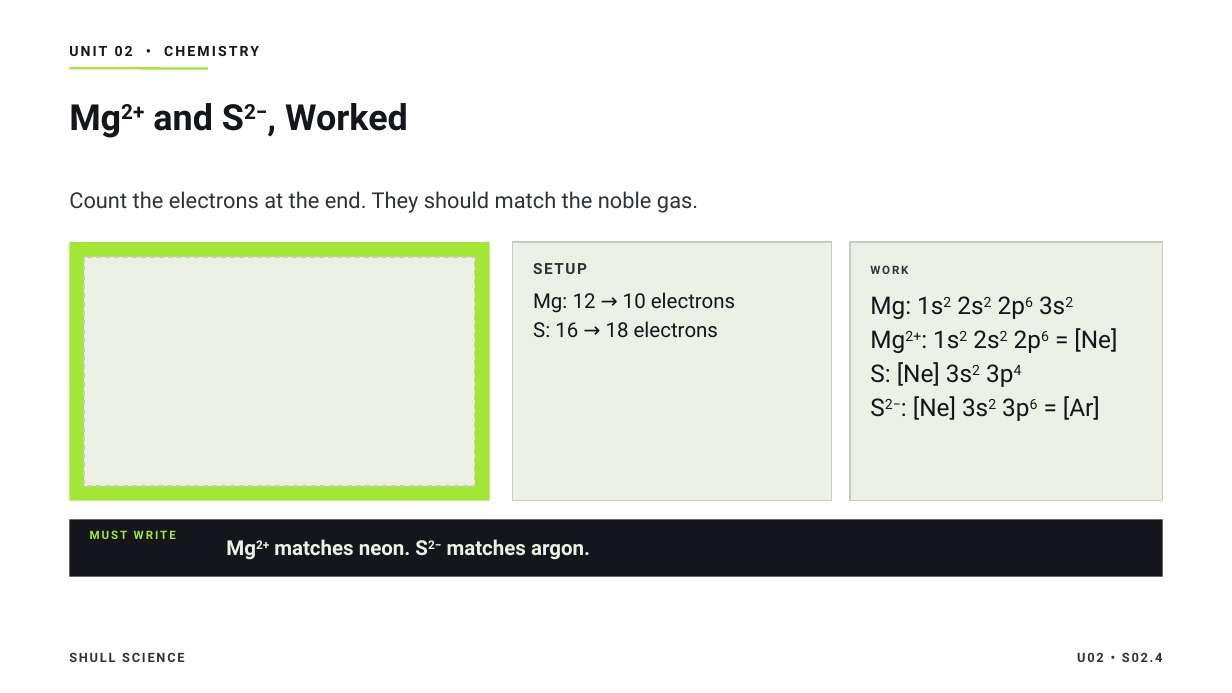
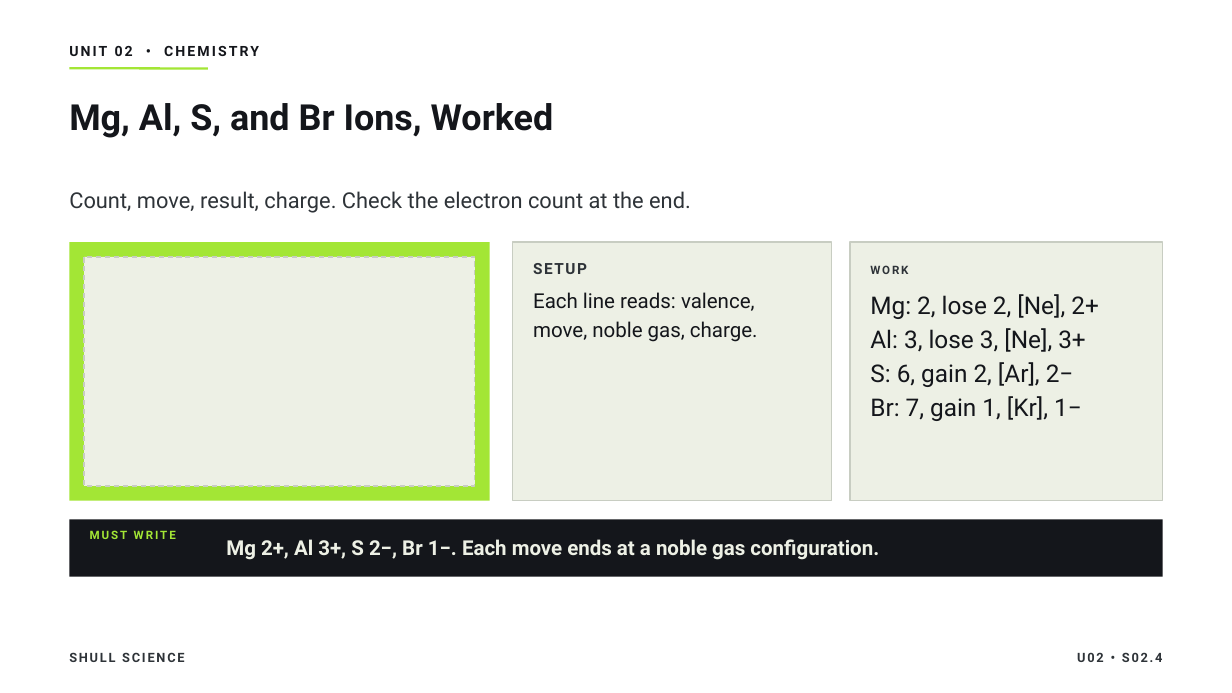
Before and after one commit to Hayabusa015/WorkWork, a slide deck: slide 20 of deliverables/chem-u02/SHULL_CHEM_Slides_U02_S02.4.pptx (slide 16 before the commit). Drawn at 1232x693 pixels with LibreOffice and Linux fonts; fonts in the diff are those of the drawing. Boxes give left, top, right and bottom in pixels: in the first picture for what was removed or moved away, otherwise in the second. Text is boxed around its words. In the diff, an @@ line names an element or a change of style, - is before the commit and + after.

```diff
--- a/deliverables/chem-u02/SHULL_CHEM_Slides_U02_S02.4.pptx
+++ b/deliverables/chem-u02/SHULL_CHEM_Slides_U02_S02.4.pptx
@@ title at [69, 103, 554, 138]: text changed @@
-Mg2+ and S2−, Worked
+Mg, Al, S, and Br Ions, Worked
@@ text at [69, 191, 691, 213]: text changed @@
-Count the electrons at the end. They should match the noble gas.
+Count, move, result, charge. Check the electron count at the end.
@@ text at [533, 292, 758, 342]: text changed @@
-Mg: 12 → 10 electrons
-S: 16 → 18 electrons
+Each line reads: valence,
+move, noble gas, charge.
@@ text at [870, 294, 1098, 421]: text changed @@
-Mg: 1s2 2s2 2p6 3s2
-Mg2+: 1s2 2s2 2p6 = [Ne]
-S: [Ne] 3s2 3p4
-S2−: [Ne] 3s2 3p6 = [Ar]
+Mg: 2, lose 2, [Ne], 2+
+Al: 3, lose 3, [Ne], 3+
+S: 6, gain 2, [Ar], 2−
+Br: 7, gain 1, [Kr], 1−
@@ text at [226, 539, 879, 560]: text changed @@
-Mg2+ matches neon. S2− matches argon.
+Mg 2+, Al 3+, S 2−, Br 1−. Each move ends at a noble gas configuration.
```
Also in this commit, not shown: 8 other slides changed, 2 slides added, 2 slides removed, 6 other files.
